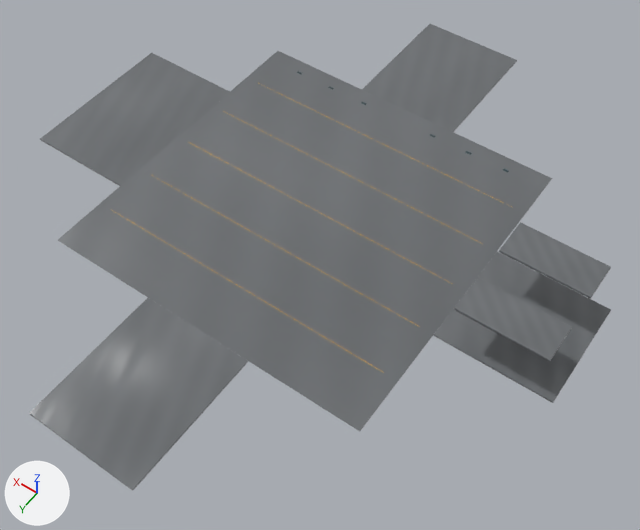
The FBX model stw-o3de/Project/Assets/IndustrialYard/STW_INDUSTRIAL_YARD_01/Environment/STW_INDUSTRIAL_YARD_01_deck.fbx: old version first, new version second.
One viewpoint serves both versions: a 50 mm camera at (-23.8, 32.3, 45.1) aimed at (-2.7, 2.8, -1.3). Every picture has the same lights, and +X, +Y and +Z are marked at lower left. The first picture is the older version.

Names of what the first picture shows: 'annex_ground_floor', 'annex_upper_floor_north', 'annex_upper_floor_south', 'containerhof_ground', 'scrapyard_ground', 'verladezone_ground', 'wet_concrete_deck' and 5 more.
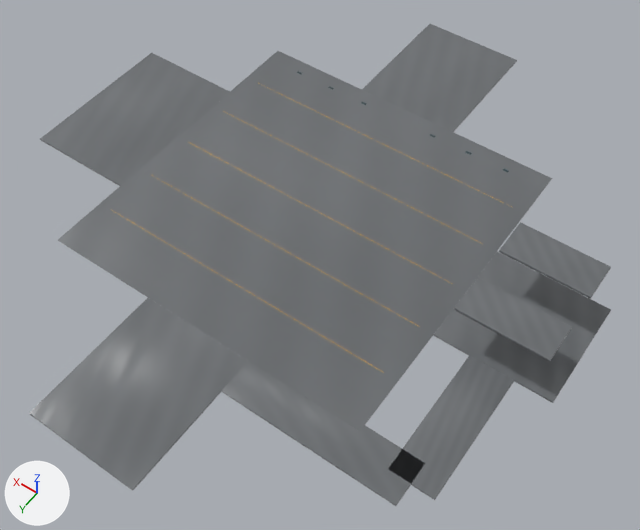
Patch to the scene script:
```diff
--- a/stw-o3de/Project/Assets/IndustrialYard/STW_INDUSTRIAL_YARD_01/Environment/STW_INDUSTRIAL_YARD_01_deck.fbx.py
+++ b/stw-o3de/Project/Assets/IndustrialYard/STW_INDUSTRIAL_YARD_01/Environment/STW_INDUSTRIAL_YARD_01_deck.fbx.py
@@ me_cube_200 @@
+me_cube_200.from_pydata(...)  # 56 vertices, 54 faces; spans x -1.5..1.5, y -4.5..4.5, z -0.05..0.05
+me_cube_200.materials.append(mat_m_iy_concretewet)
@@ me_cube_201 @@
+me_cube_201.from_pydata(...)  # 56 vertices, 54 faces; spans x -6.0..6.0, y -1.5..1.5, z -0.05..0.05
+me_cube_201.materials.append(mat_m_iy_concretewet)
@@ ob_connector_nw_ground_a @@
+ob_connector_nw_ground_a = bpy.data.objects.new('connector_nw_ground_a', me_cube_200)
+ob_connector_nw_ground_a.location = (-16.0, 8.5, -0.05)
@@ ob_connector_nw_ground_b @@
+ob_connector_nw_ground_b = bpy.data.objects.new('connector_nw_ground_b', me_cube_201)
+ob_connector_nw_ground_b.location = (-10.0, 13.0, -0.05)
```

Changed parts and their boxes (x1, y1, x2, y2) in the pictures (640 x 530 px):
'connector_nw_ground_b', added: after (222, 361, 425, 506)
'connector_nw_ground_a', added: after (389, 355, 514, 500)
